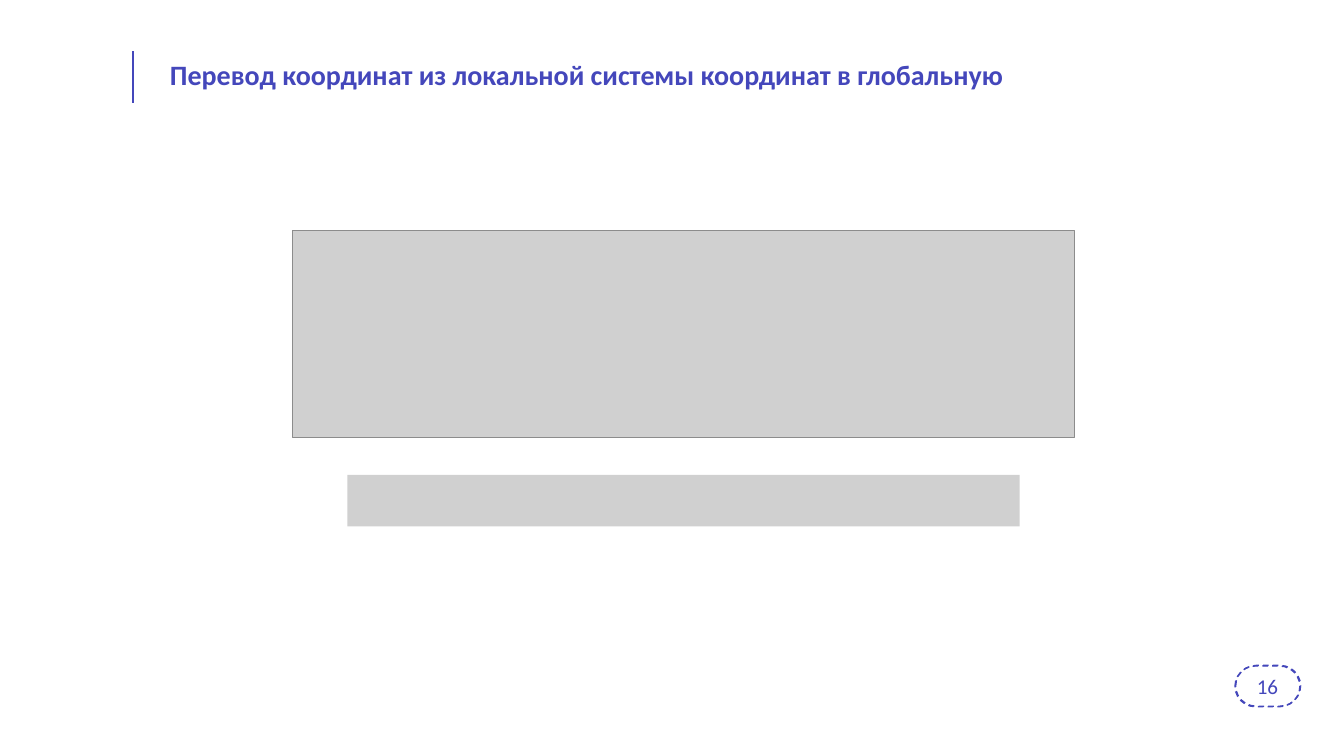
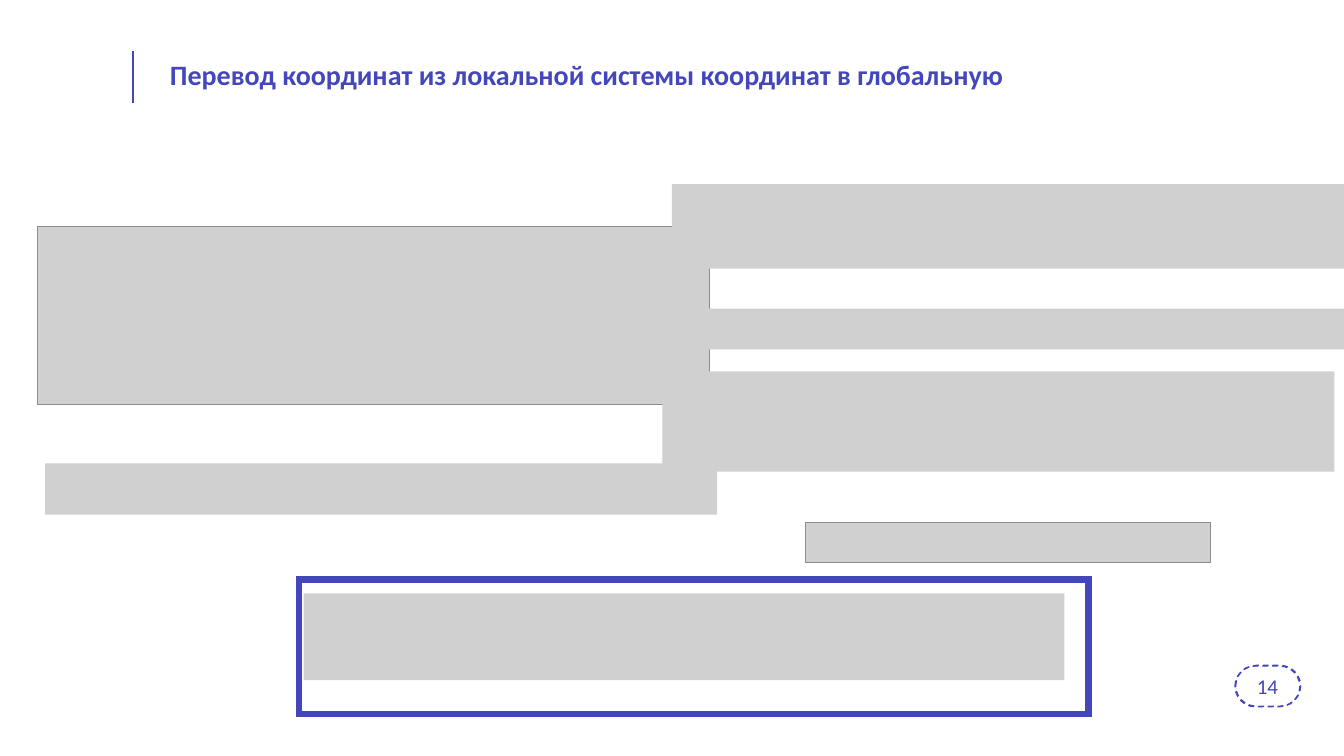
Before and after one commit to PytAZU/Diss, a slide deck: slide 14 of Шаблон_презентации_для_защит_ПИШ.pptx. Drawn at 1344x756 pixels with LibreOffice and Linux fonts; fonts in the diff are those of the drawing; grey boxes stand for pictures; background and template pictures are left out. Boxes give left, top, right and bottom in pixels: in the first picture for what was removed or moved away, otherwise in the second. Text is boxed around its words. In the diff, an @@ line names an element or a change of style, - is before the commit and + after.

```diff
--- a/Шаблон_презентации_для_защит_ПИШ.pptx
+++ b/Шаблон_презентации_для_защит_ПИШ.pptx
@@ picture added at bbox=[673, 185, 1344, 269] @@
@@ picture: place and size @@
-picture at bbox=[292, 231, 1075, 439]
+picture at bbox=[37, 227, 710, 405]
@@ picture added at bbox=[673, 309, 1344, 349] @@
@@ picture added at bbox=[662, 371, 1335, 472] @@
@@ picture: place and size @@
-picture at bbox=[348, 475, 1020, 526]
+picture at bbox=[45, 464, 718, 515]
@@ picture added at bbox=[807, 523, 1211, 564] @@
@@ frame added at bbox=[296, 577, 1091, 717], fill #4447BB, outline #4447BB 1 pt @@
@@ picture added at bbox=[303, 594, 1065, 681] @@
@@ text at bbox=[1257, 680, 1278, 694]: text changed @@
-16
+14
```
Also in this commit, not shown: 17 other slides changed, 4 slides removed, 1 other file.
